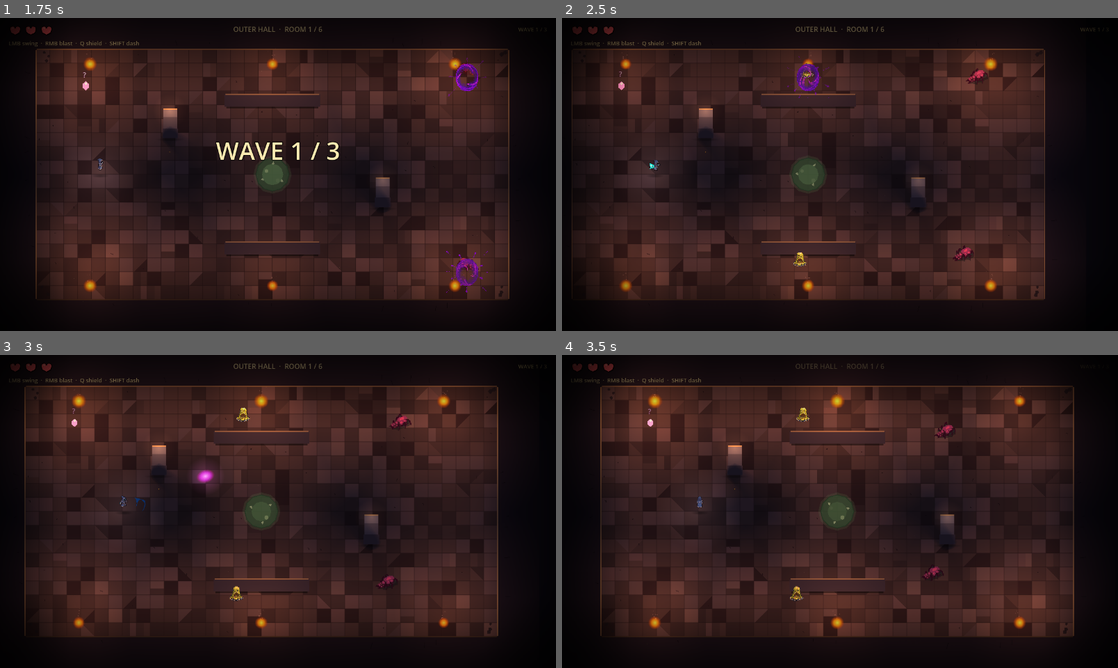
Above: before the commit, frames 1-4 (two rows, left to right).
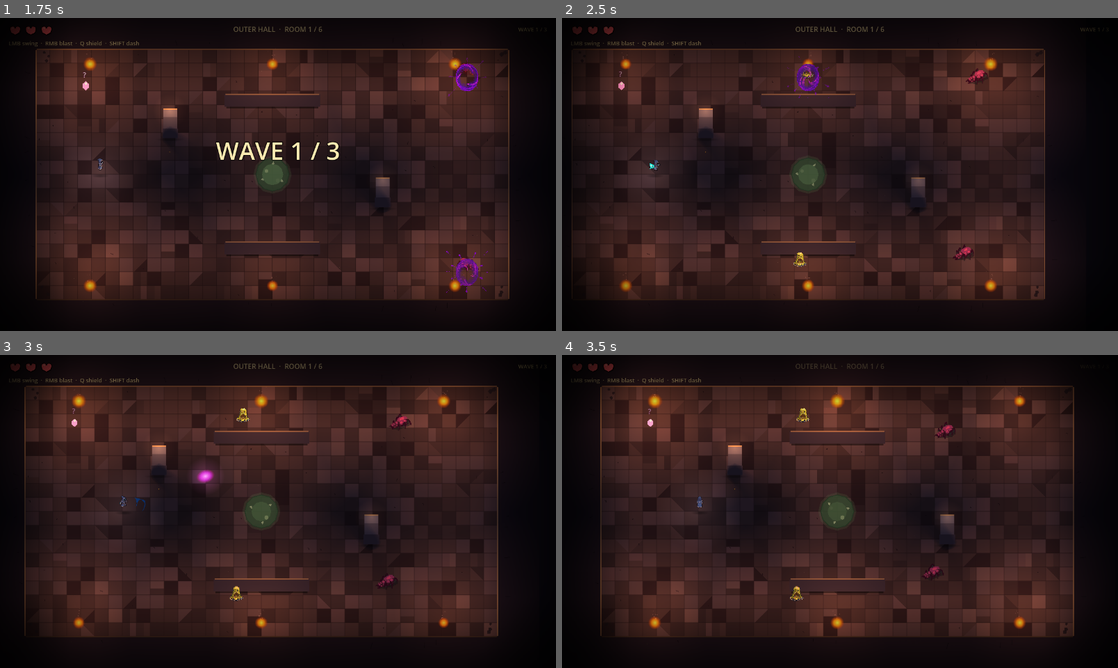
Above: after the commit, the same moments.

Repository: alitaghva1/ethera
Game: Godot game, scene res://scenes/main_menu.tscn
Same seed, same stepped clock (60 frames per second), same inputs: the game is played once before the commit and once after it.
Inputs (mouse positions are in pixels of both pictures, inside the frame that each line leads up to):
- Up to frame 1 (1.75 s): tap Enter at 0.5 s; move the mouse to (400, 158) at 0.52 s; press the mouse at (400, 158) at 0.53 s; hold D (move_right) 0.53-1.25 s; release the mouse at (400, 158) at 1.25 s; drag from (166, 190) to (83, 86) at 1.27 s
- Up to frame 2 (2.5 s): move the mouse to (895, 105) at 2.02 s; hold D (move_right) from 2.03 s (still down); hold Right mouse button (blast) from 2.03 s (still down); click (895, 105) at 2.3 s
- Up to frame 3 (3 s): release D (move_right) at 2.75 s; release Right mouse button (blast) at 2.75 s; drag from (250, 574) to (133, 492) at 2.77 s
- Up to frame 4 (3.5 s): no input

Frame 1 is identical in both runs. In frame 2, less than 0.1% of the frame differs, in the area x 41-76%, y 14-80%; in frame 3, less than 0.1%, in the area x 41-74%, y 16-79%; in frame 4, less than 0.1%.

Commit message:
feat(godot iter-152): enemy idle bob — subtle vertical breathe so mobs feel alive
Pre-iter-152 enemies were visually static: sprite.position.y was set
once at _ready via enemy_type.sprite_y_offset and never moved. In
rooms with clumped enemies they read as "statues pinned to the
floor" until they started chasing — losing the alive feeling that
hero motion (iter-132 walk bob, iter-11 idle bob) already has.

Genre cue: hero already breathes. Hades enemies all subtly oscillate.
Isaac's discrete pixel-art doesn't (style decision), but our smoother
look closer to Hades benefits from "individuals living" motion.

Iter-152 adds a 2 Hz × 1.5 px vertical sin bob on enemy sprites,
applied in a new `_process` (not _physics_process) so it runs at
render framerate for smoothness — physics 60Hz fixed step would feel
choppy at high refresh.

Skipped during action states where another sprite writer is active
or the bob would feel wrong:
  • _dying           — death anim owns the sprite
  • _spawn_in_time   — materialization fade should be still
  • _hurt_anim_time  — flinch should look like a real flinch

Each enemy randomizes _idle_bob_phase at _ready via randf() * TAU so
a clump bobs out of sync — reads as "individuals breathing" instead
of "synced zombies." 1.5 px amplitude on 64-px sprites is sub-pixel-
ish: visible at peripheral focus, never distracting.

Co-Authored-By: Claude Opus 4.7 (1M context) <noreply@anthropic.com>

Diff:
--- a/slime-depths-godot/scripts/enemy.gd
+++ b/slime-depths-godot/scripts/enemy.gd
@@ -122,6 +122,16 @@
 # enemy resumes its AI.
 var _hurt_anim_time: float = 0.0
 const HURT_ANIM_DURATION: float = 0.18
+# Iter 152 — idle bob: subtle vertical sin oscillation on the sprite
+# during non-action states so enemies look ALIVE instead of statues
+# pinned to the floor. Each enemy gets a random phase at _ready so a
+# clump doesn't bob in lockstep — that lockstep would read as "synced
+# zombies," the opposite of alive. Amplitude is 1.5 px which is sub-
+# pixel-ish for our 64-px sprites: visible only at peripheral focus,
+# never distracting.
+const IDLE_BOB_AMP: float = 1.5
+const IDLE_BOB_FREQ: float = 2.0  # Hz
+var _idle_bob_phase: float = 0.0
 # Iter 145 — sprite-scale punch on hit. Stacks parallel with the white-
 # flash modulate so the enemy "recoils" visually from each hit. Crit
 # punch is stronger (1.32 vs 1.15) so crits read distinctly bigger at
@@ -351,6 +361,10 @@
 		var tele: Node2D = SPAWN_TELEGRAPH_SCENE.instantiate() as Node2D
 		if tele != null:
 			add_child(tele)
+	# Iter 152 — randomize idle-bob phase so a clump of enemies doesn't
+	# bob in lockstep. randf() gives a 0..1 value; multiplied by TAU
+	# spreads phases evenly across the sin cycle.
+	_idle_bob_phase = randf() * TAU
 
 # Build SpriteFrames from per-state sheets. Each state becomes one
 # animation; frames are AtlasTextures pointing into the sheet at
@@ -461,6 +475,31 @@
 	move_child(shadow, 0)
 
 # ── Physics tick — universal scaffolding + behavior dispatch ──────────
+# Iter 152 — idle bob runs in _process (separate from physics) so the
+# visual oscillation is smooth at the render framerate, not snapped to
+# the physics step. Gated to suppress during action states where other
+# sprite-position writers might already be active or where the bob
+# would fight an in-flight transform tween:
+#   • _dying           — death anim takes over the sprite
+#   • _spawn_in_time   — spawn-in fade owns the modulate; position
+#                         stays at baseline (no fight, but visually
+#                         the materialization beat should be still)
+#   • _hurt_anim_time  — hurt anim should look like a real flinch,
+#                         not a flinch + ambient bob
+# Outside those, the bob is constant — applied to walk + attack +
+# idle. Walk + attack feels right (the bob layered over locomotion
+# reads as "breathing while moving"). Attack mid-windup carries an
+# iter-139 scale ramp but the iter-139 path doesn't touch
+# position, so the bob coexists cleanly.
+func _process(_delta: float) -> void:
+	if enemy_type == null or sprite == null:
+		return
+	if _dying or _spawn_in_time > 0.0 or _hurt_anim_time > 0.0:
+		return
+	var t: float = Time.get_ticks_msec() / 1000.0
+	var bob: float = sin((t * TAU * IDLE_BOB_FREQ) + _idle_bob_phase) * IDLE_BOB_AMP
+	sprite.position.y = enemy_type.sprite_y_offset + bob
+
 func _physics_process(delta: float) -> void:
 	# Death drain → free. Skip all gameplay logic so corpses don't keep
 	# chasing the hero.
--- /dev/null
+++ b/slime-depths-godot/tests/test_iter152.gd
@@ -0,0 +1,81 @@
+extends SceneTree
+
+# Iter 152 — Enemy idle bob.
+#
+# Pre-iter-152 enemies were visually STATIC — they played their idle
+# anim if available (some have animated frames; others have a single
+# frame). The sprite.position.y was set once at _ready via
+# enemy_type.sprite_y_offset and never moved. In rooms with multiple
+# enemies clumped together, they read as "statues pinned to the
+# floor" until they started chasing.
+#
+# Genre cue: hero already has iter-132's walk bob + iter-11's idle bob.
+# Hades enemies all subtly breathe. Isaac enemies don't (the discrete
+# pixel-art style is part of the visual identity), but our smoother
+# style closer to Hades benefits from the alive-feeling motion.
+#
+# Iter-152 adds a 2 Hz × 1.5 px vertical sin bob on enemy sprites
+# during non-action states:
+#   • Skip during _dying (death anim owns the sprite)
+#   • Skip during _spawn_in_time (the materialization fade should be
+#     still — bobbing during fade-in looks like a glitch)
+#   • Skip during _hurt_anim_time (hurt should look like a real
+#     flinch, not flinch + bob)
+#   • Otherwise (walk, idle, attack windup) — bob constant
+#
+# Each enemy randomizes _idle_bob_phase at _ready via randf() * TAU
+# so a clump doesn't bob in lockstep. The phase spreads bobs evenly
+# across the sin cycle — visually reads as "individuals breathing"
+# instead of "synced zombies."
+#
+# Implementation lives in a new _process function (not _physics_process)
+# so the bob runs at render framerate for smoothness — physics 60 Hz
+# fixed step would feel choppy at low refresh.
+func _initialize() -> void:
+	var ok := true
+
+	var gd := FileAccess.get_file_as_string("res://scripts/enemy.gd")
+
+	# ═══ Constants ═══
+	if "IDLE_BOB_AMP: float = 1.5" not in gd:
+		push_error("FAIL: missing IDLE_BOB_AMP = 1.5 (subtle but visible)")
+		ok = false
+	if "IDLE_BOB_FREQ: float = 2.0" not in gd:
+		push_error("FAIL: missing IDLE_BOB_FREQ = 2.0 Hz")
+		ok = false
+	if "var _idle_bob_phase: float = 0.0" not in gd:
+		push_error("FAIL: missing _idle_bob_phase instance var")
+		ok = false
+
+	# ═══ Random phase init at _ready ═══
+	if "_idle_bob_phase = randf() * TAU" not in gd:
+		push_error("FAIL: _ready should randomize _idle_bob_phase via randf() * TAU")
+		ok = false
+
+	# ═══ _process exists with right gates ═══
+	if "func _process(_delta: float) -> void:" not in gd:
+		push_error("FAIL: missing _process(_delta) for the idle bob")
+		ok = false
+	if "if _dying or _spawn_in_time > 0.0 or _hurt_anim_time > 0.0:" not in gd:
+		push_error("FAIL: _process should skip bob during dying/spawn-in/hurt-anim")
+		ok = false
+
+	# ═══ Bob math uses Time.get_ticks_msec() ═══
+	if "Time.get_ticks_msec() / 1000.0" not in gd:
+		push_error("FAIL: bob phase should use Time.get_ticks_msec() for global clock")
+		ok = false
+	if "sin((t * TAU * IDLE_BOB_FREQ) + _idle_bob_phase) * IDLE_BOB_AMP" not in gd:
+		push_error("FAIL: bob formula should be sin(t*TAU*FREQ + phase) * AMP")
+		ok = false
+
+	# ═══ Bob applied as offset from baseline ═══
+	if "sprite.position.y = enemy_type.sprite_y_offset + bob" not in gd:
+		push_error("FAIL: bob should set sprite.position.y = enemy_type.sprite_y_offset + bob")
+		ok = false
+
+	if ok:
+		print("OK enemy idle bob: 2 Hz × 1.5 px sin offset per enemy, random phase")
+		print("=== ITER 152 INTEGRATION PASSED ===")
+	else:
+		print("=== ITER 152 INTEGRATION FAILED ===")
+	quit(0 if ok else 1)
